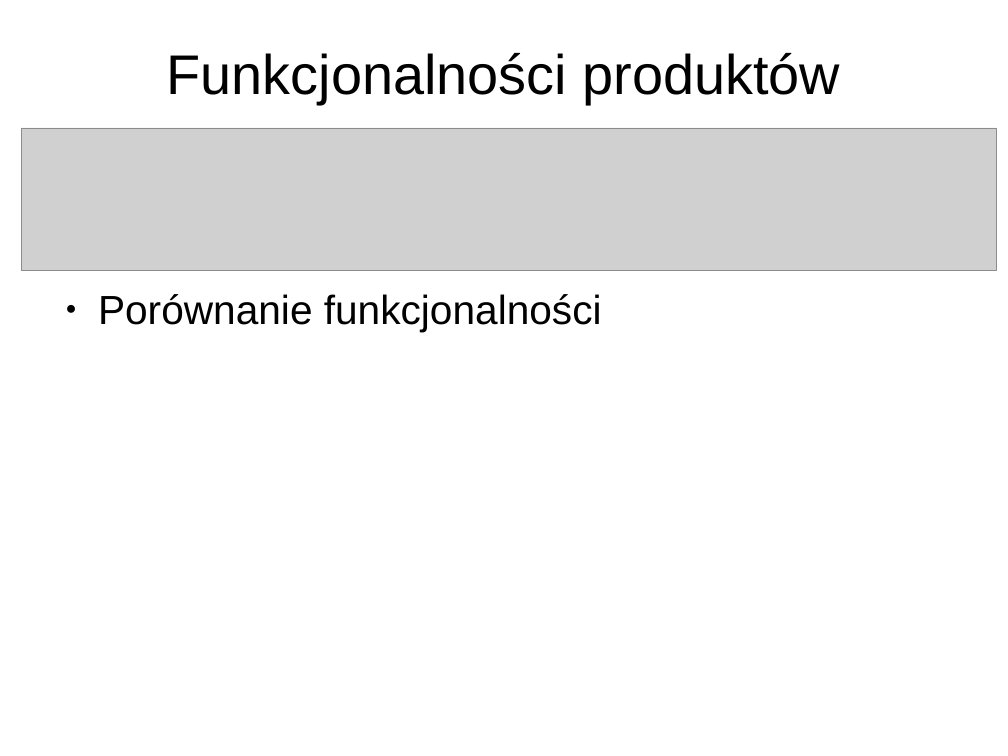
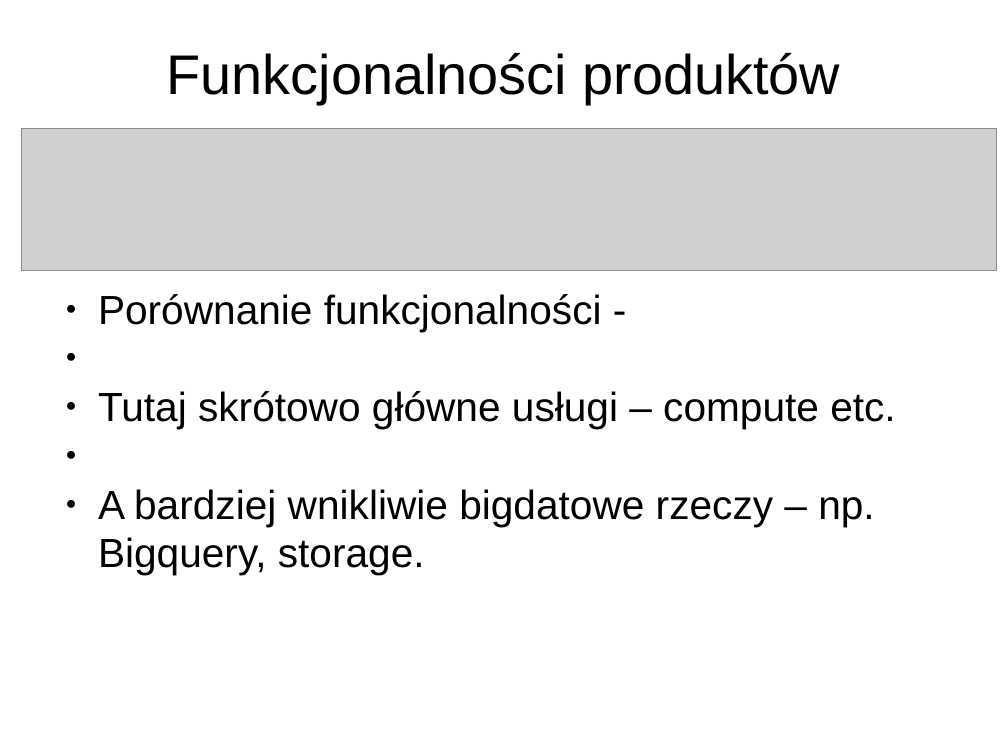
Before and after one commit to macgemini/cloudml, a slide deck: slide 4 of prezentacja/dswbiznesie.pptx. Drawn at 1008x756 pixels with LibreOffice and Linux fonts; fonts in the diff are those of the drawing; grey boxes stand for pictures. Boxes give left, top, right and bottom in pixels: in the first picture for what was removed or moved away, otherwise in the second. Text is boxed around its words. In the diff, an @@ line names an element or a change of style, - is before the commit and + after.

Commit message:
modified presentation

```diff
--- a/prezentacja/dswbiznesie.pptx
+++ b/prezentacja/dswbiznesie.pptx
@@ text at (98,294,895,575): text changed @@
-● Porównanie funkcjonalności
+● Porównanie funkcjonalności -
+● Tutaj skrótowo główne usługi – compute etc.
+● A bardziej wnikliwie bigdatowe rzeczy – np. Bigquery, storage.
```
Also in this commit, not shown: 3 other slides changed, 1 other file.
